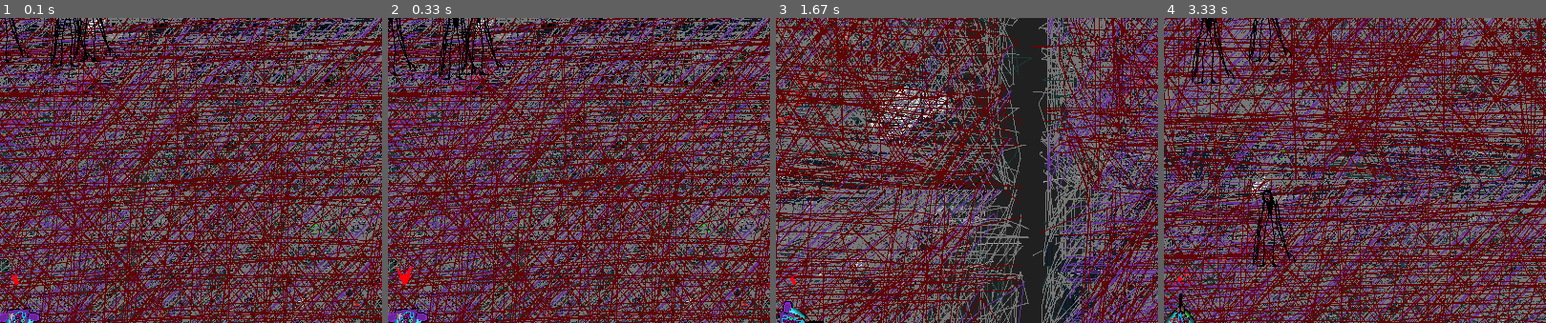
Above: before the commit, frames 1-4 (left to right).
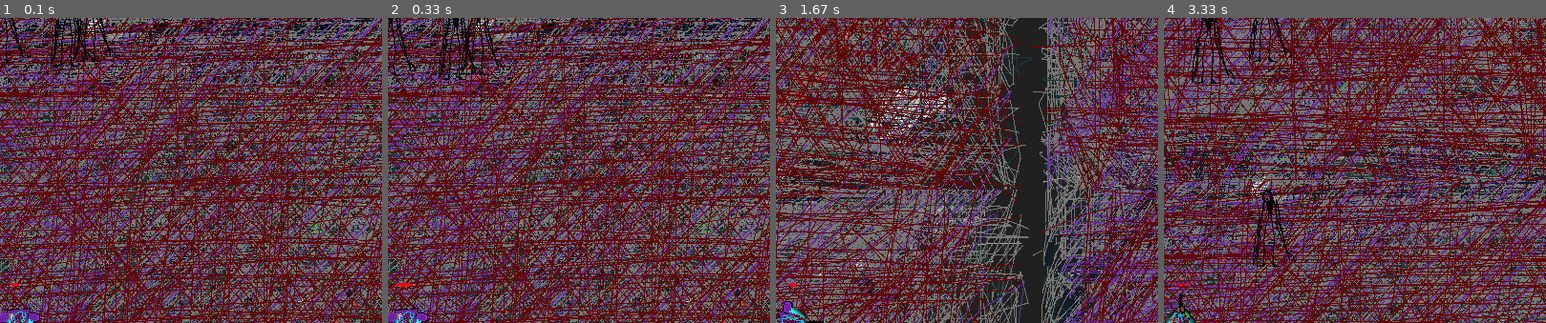
Above: after the commit, the same moments.

Repository: ESPP-ZDT/souls-of-the-fallen
Game: pygame game, started from main.py
The game is run twice, just before and just after one commit, with the same random seed, the same clock (stepped at 60 frames per second) and the same inputs.
Inputs:
- Up to frame 1 (0.1 s): no input
- Up to frame 2 (0.33 s): no input
- Up to frame 3 (1.67 s): hold Right 0.33-0.8 s; hold Up 0.88-1.18 s; tap Space at 0.95, 1.28, 1.58 s; hold Right from 1.22 s (still down)
- Up to frame 4 (3.33 s): release Right at 1.68 s; hold Left 1.72-2.25 s; tap Space at 1.78, 2.08, 2.35, 2.68, 2.98, 3.12 s; hold Down 2.28-2.58 s; tap X at 2.43 s; hold Left 2.62-3.02 s; tap Z at 2.77 s; hold Up from 3.05 s (still down)
The pictures show only the part of the screen within x 48-98%, y 0-50%; the shares and areas given below are measured in that part.

The runs differ from the first frame. In frame 1, less than 0.1% of the frame differs, in the area x 3-5%, y 84-89%; in frame 2, 0.1%, in the area x 2-7%, y 81-89%; in frame 3, less than 0.1%; in frame 4, less than 0.1%.

Commit message:
added boss_damage test outputs in bad way, downgrading performance

Diff:
--- a/bosses.py
+++ b/bosses.py
@@ -6,9 +6,7 @@
 from pygame.locals import *
 from item_sprites import *
 from deathscreen import *
-from main import *
+
 
 
 #ronexadas, powerful psychic apparition
-boss.yspeed
-boss.xpeed
--- a/main.py
+++ b/main.py
@@ -7,13 +7,10 @@
 from deathscreen import *
 from bosses import *
 
-
-
-
 # jak poruszac przeciwnikow wraz z backgroundem?
 # co zrobic, zeby sprite przestal istniec? mimo ze znika, kolizje dalej zachodza.
 
-
+setAutoUpdate(False)
 """
 przeciwnicy nie musza sie poruszac z backgroundem
 moga poruszac sie w wlasnych granicach, cos moze byc od 0, 10000 a cos moze byc (10000, 100000),
@@ -25,9 +22,11 @@
 przeciwnicy mogli by sie spawnowac ddalej, i potem wieksi w jeszcze dalszym zakresie, i idac do przodu byloby ich wiecej, niektorzy by sie konczyli itp.
 
 """
+
 #drzewo
 dtheta = math.pi / 4
 ratio = 0.7
+
 
 
 def line(screen, x, y, len, theta):
@@ -54,7 +53,9 @@
 particles = []
 boss_score = 0
 
-for x in range(120):#boss
+bosses = []
+
+for x in range(40):#boss
     ronexadas = makeSprite('data/img/apparotion.png')
     addSpriteImage(ronexadas, 'data/img/death coin.png')
     transformSprite(ronexadas, 90, 1)
@@ -69,7 +70,8 @@
     showSprite(ronexadas)
     pg.draw.rect(screen, (255,255,255),(ronexadas.x , ronexadas.y + 15, 30,10))
     bosses.append(ronexadas)
-
+    boss_damage = makeTextBox(ronexadas.x, ronexadas.y + 10, 40, 0, str(ronexadas_hp), 10,
+                              12)
 for x in range(10):#golden saits
     fallen_star = makeSprite('data/img/Golden Saint.png')
     addSpriteImage(fallen_star, 'data/img/death coin.png')
@@ -93,10 +95,8 @@
     killer.yspeed = random.randint(1,1)
     moveSprite(killer, killer.x, killer.y, True)
     showSprite(killer)
-
-
-
     enemies.append(killer)
+#tego nie da sie przerzucic do innych plikow
 
 
 for x in range(5):#hpboosts
@@ -150,6 +150,7 @@
         hero_weapon.y == hero_weapon.ybasic
         hero_weapon.y += hero_weapon.yspeed - 5
 
+
     elif keyPressed("down") and keyPressed("c"):
         showSprite(hero_weapon)
         hero_weapon.yspeed = random.randint(1,20)
@@ -232,8 +233,16 @@
             changeSpriteImage(killer, 1)
             boss_score += -1
             print('boss score' + str(boss_score))
+            boss_damage = makeTextBox(ronexadas.x, ronexadas.y + 10, 40, 0, str(ronexadas_hp), 10,
+                                      12)
+            showTextBox(boss_damage)
+
+            #hideTextBox(boss_damage)
             #ronexadas.xspeed = 0
             #ronexadas.yspeed = 0
+
+
+
         if touching(hero_weapon, ronexadas):
             print('you have hit by enemy- it dies')
             print(ronexadas_hp)
@@ -313,7 +322,7 @@
     #tworzy efekt przy broni
     for particle in particles:
         particle[0][0] += particle[1][0]
-        particle[0][1] += particle[1][1]
+        particle[1][1] += particle[1][1]
         particle[2] -= 0.2
         pg.draw.circle(screen, (255, 0, 10), [int(particle[0][0]), int(particle[0][1])], int(particle[2]))
         if particle[2] <= 0:
Not shown, changed: todo
Not shown, removed: NEAT-Flappy-Bird-master.zip
Not shown, changed: Pygame_Functions-master(3).zip
Not shown, changed: platformer_project_6.zip
